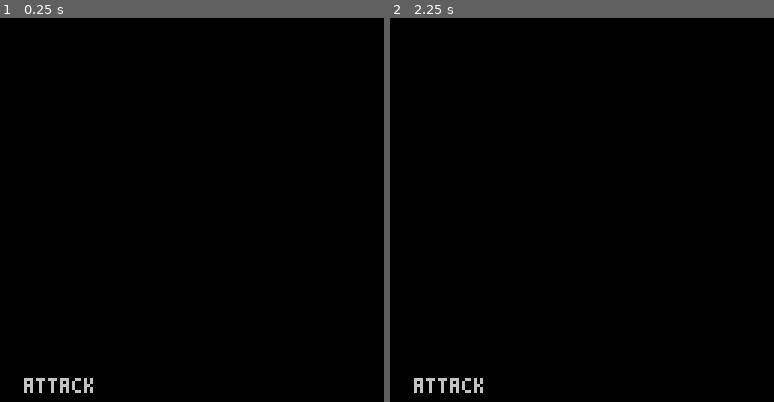
Above: before the commit, frames 1-2 (left to right).
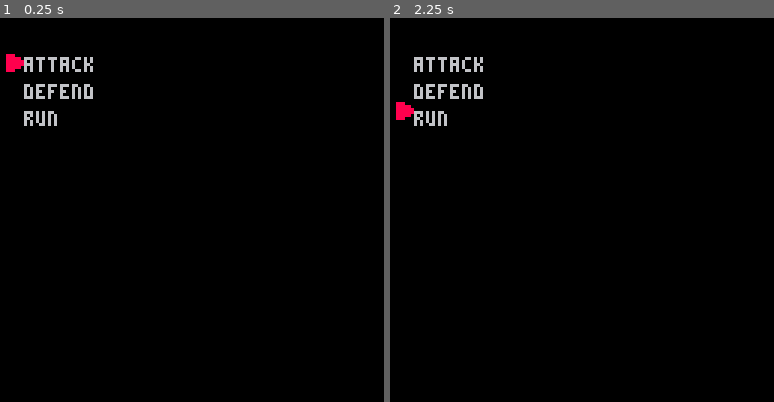
Above: after the commit, the same moments.

Repository: ItsSeaJay/cattle
Game: PICO-8 cartridge cattle.p8
The game is run twice, just before and just after one commit, with the same random seed, the same clock (stepped at 60 frames per second) and the same inputs.
Inputs:
- Up to frame 1 (0.25 s): no input
- Up to frame 2 (2.25 s): hold Up from 2.15 s (still down)

The runs differ from the first frame. In frame 1, 1.4% of the frame differs, in the area x 1-25%, y 9-98%; in frame 2, 1.4%.

Commit message:
Added a cursor for selecting options

Diff:
--- a/cattle.p8
+++ b/cattle.p8
@@ -9,7 +9,22 @@
     use = function (target)
       -- body
     end
+  },
+  {
+    name = "defend",
+    use = function (target)
+      -- body
+    end
+  },
+  {
+    name = "run",
+    use = function (target)
+      -- body
+    end
   }
+}
+cursor = {
+  selection = 1
 }
 width = 128
 height = width
@@ -19,17 +34,48 @@
 end
 
 function _update()
-  -- body
+  if btnp(⬆️) then
+    -- check if moving the cursor should underflow the selection
+    if cursor.selection - 1 < 1 then
+      cursor.selection = count(options)
+    else
+      cursor.selection = cursor.selection - 1
+    end
+  end
+
+  if btnp(⬇️) then
+    -- check if moving the cursor should overflow the selection
+    if cursor.selection + 1 > count(options) then
+      cursor.selection = 1
+    else
+      cursor.selection = cursor.selection + 1
+    end
+  end
 end
 
 function _draw()
   cls()
 
+  -- draw the cursor on-screen
+  spr(1, 1, cursor.selection * 8 + 3)
+
   -- output a list of options for the player
   for key, option in pairs(options) do
+    -- How far from the edge of the screen the text is
     local margin = 8
-    local location = height - (count(options) * 6) + (key * 6)
+    -- how far apart the text should be from the next item in the list
+    local padding = 4
+    -- the y location of this item in the list
+    local location = (key * (5 + padding)) - padding
 
-    print(option.name, margin, location - margin)
+    print(option.name, margin, location + margin)
   end
 end
+__gfx__
+00000000000000000000000000000000000000000000000000000000000000000000000000000000000000000000000000000000000000000000000000000000
+00000000088800000000000000000000000000000000000000000000000000000000000000000000000000000000000000000000000000000000000000000000
+00700700088888000000000000000000000000000000000000000000000000000000000000000000000000000000000000000000000000000000000000000000
+00077000088888800000000000000000000000000000000000000000000000000000000000000000000000000000000000000000000000000000000000000000
+00077000088888800000000000000000000000000000000000000000000000000000000000000000000000000000000000000000000000000000000000000000
+00700700088888000000000000000000000000000000000000000000000000000000000000000000000000000000000000000000000000000000000000000000
+00000000088800000000000000000000000000000000000000000000000000000000000000000000000000000000000000000000000000000000000000000000
